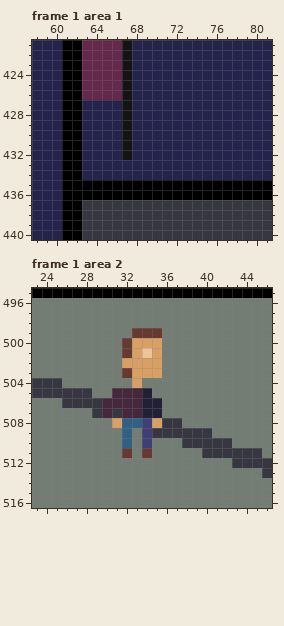
Two versions of one pixel-art file, assets/asesprite/background.ase. Above, as it was before the edit.
800x600 pixels, 1 frame. Shown: frame 1 area 1: x 58..81, y 421..440; frame 1 area 2: x 23..46, y 495..516. The commit also changed other frames or places, which this record leaves out.
After the commit:
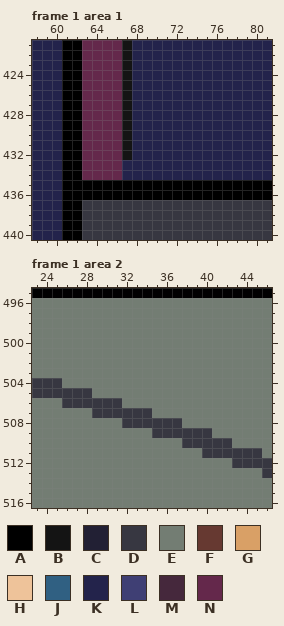
Palette (. is transparent): A #000000  B #141414  C #222034  D #373741  E #737d73  F #663931  G #d9a066  H #eec39a  J #306082  K #23234b  L #3f3f74  M #45283c  N #64284b
The edit:
layer "Palette" removed
layer "Characters" removed
Frame 1 area 1:
y 427..434: x 63..66 KKKK -> NNNN
Frame 1 area 2:
y 499: x 33..35 FFF -> EEE
y 500: x 32..35 FGGG -> EEEE
y 501: x 32..35 FGHG -> EEEE
y 502: x 32..35 GGGG -> EEEE
y 503: x 32..35 FGGG -> EEEE
y 504: x 33 G -> E
y 505: x 31..34 MMMC -> EEEE
y 506: x 30..35 MMMMCC -> DDEEEE
y 507: x 30 M -> D; x 32..35 MMCC -> DDDE
y 508: x 31..35 GJJLG -> EDDDD
y 509..510: x 32 J -> E; x 34 L -> E
y 511: x 32 F -> E; x 34 F -> E
Changed places in both pictures, as pixel boxes (x1, y1, x2, y2):
changed: (82, 100, 122, 180)
changed: (102, 328, 162, 458)
